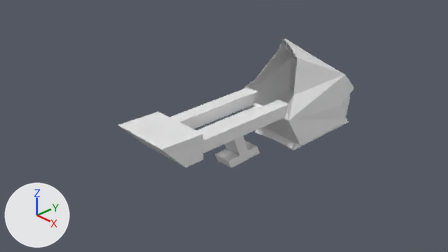
The Blender file art/models/props/bowling_ball_return_machine/Aspen-2025-2026_art_models_props_bowling_ball_return_machine_bowling_ball_return_machine.blend.blend, before and after one commit.
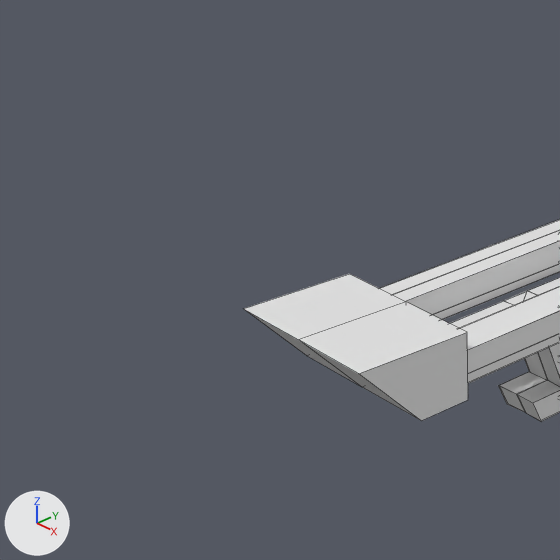
Old and new are each drawn from the file's camera 'Camera' and again close up on the part from 6% to 53% of the width and 3% to 88% of the height. Lighting does not change. The marker at lower left points along +X, +Y and +Z. The last two pictures show the newer version. The close-ups show mesh edges as thin lines.
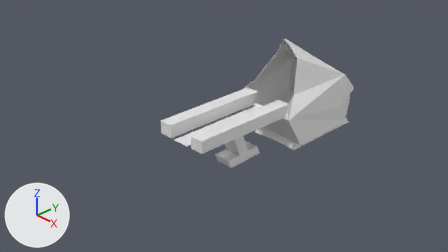
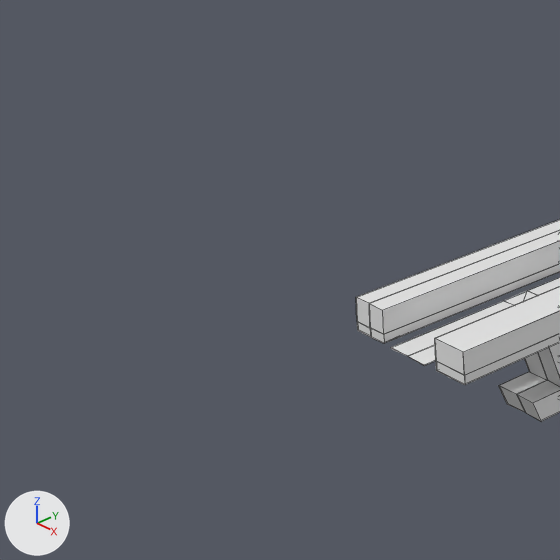
Where the change shows, as pixel boxes [x1, y1, x2, y2] in the close-ups (560 x 560 px):
'Cube.001', hidden: before [244, 274, 468, 421]

The change, as a diff of the scene's bpy script:
```diff
--- a/art/models/props/bowling_ball_return_machine/Aspen-2025-2026_art_models_props_bowling_ball_return_machine_bowling_ball_return_machine.blend.blend.py
+++ b/art/models/props/bowling_ball_return_machine/Aspen-2025-2026_art_models_props_bowling_ball_return_machine_bowling_ball_return_machine.blend.blend.py
@@ ob_cube_001 @@
 ob_cube_001.scale = (0.326, 0.326, 0.326)
+ob_cube_001.hide_set(True)
```
